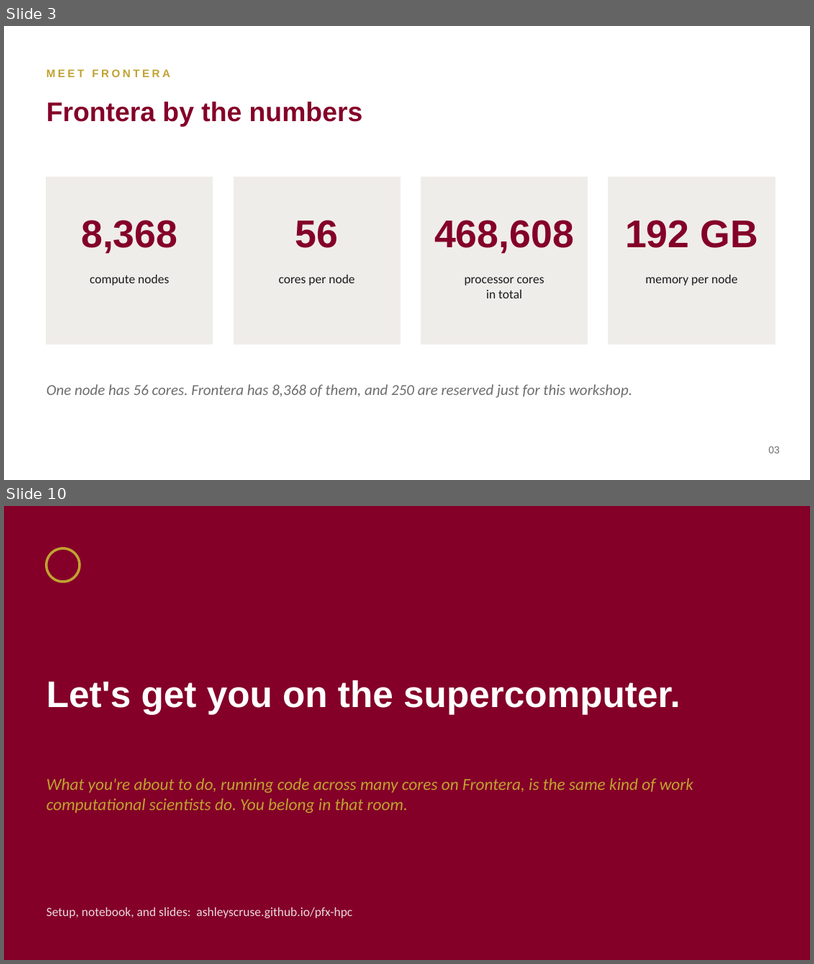
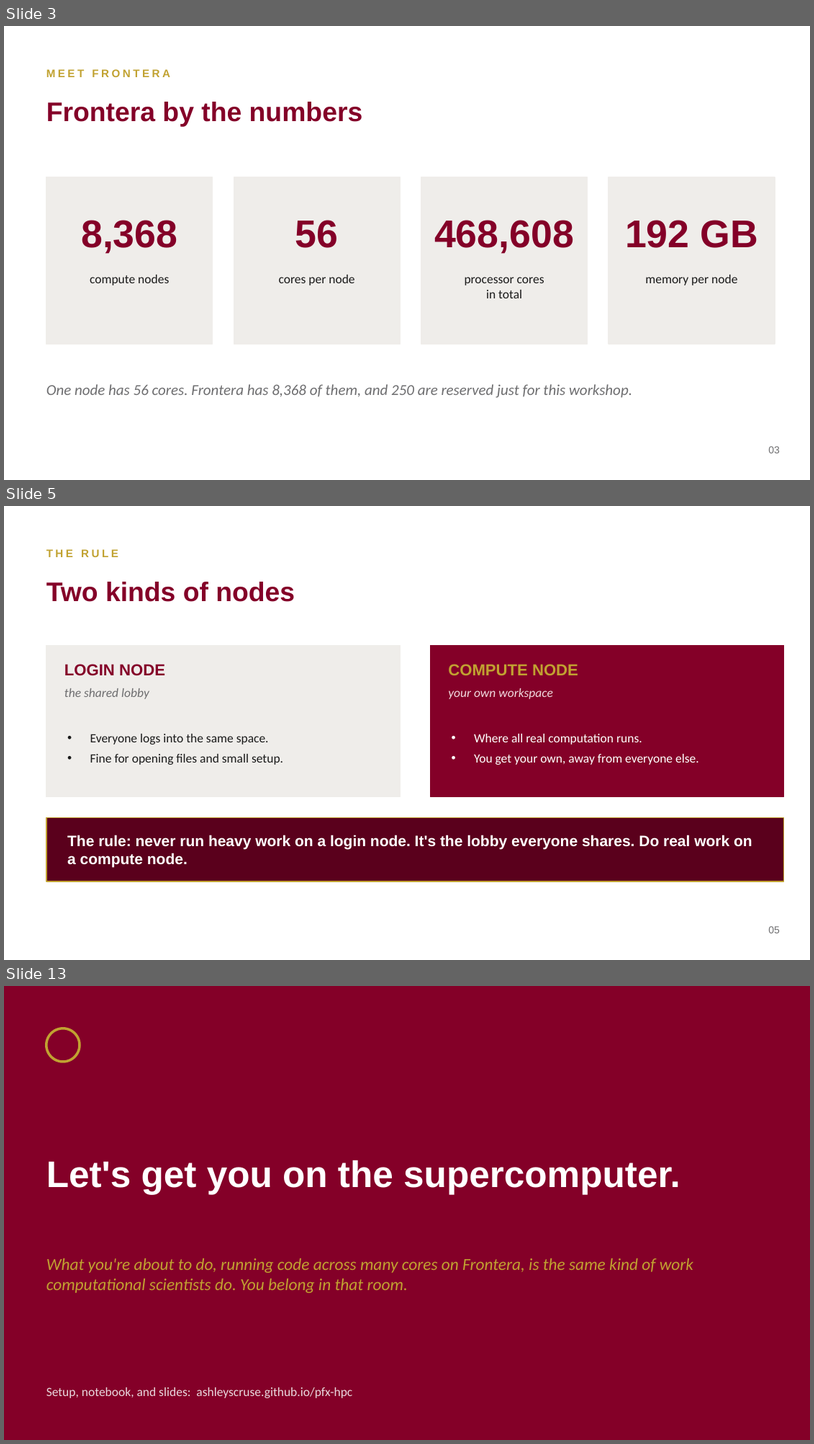
Before and after one commit to ashleyscruse/pfx-hpc, a slide deck: slides/pfx-hpc-slides.pptx. Shown one above the other, each under a label of ours: slides 3 and 10 before the commit, slides 3, 5 and 13 after it; the slides between them are not shown. The pictures are 814x964 and 814x1444 pixels, drawn with LibreOffice and Linux fonts; fonts in the diff are those of the drawing. Boxes give left, top, right and bottom in pixels: in the first picture for what was removed or moved away, otherwise in the second. Text is boxed around its words. In the diff, an @@ line names an element or a change of style, - is before the commit and + after.

```diff
--- a/slides/pfx-hpc-slides.pptx
+++ b/slides/pfx-hpc-slides.pptx
@@ slide 5 added at <box>4,506,810,960</box>, background #FFFFFF @@
@@ text added at <box>46,549,118,557</box>, 13 pt, text #C1A231, bold @@
+THE RULE
@@ text added at <box>46,582,295,602</box>, 32 pt, text #840028, bold @@
+Two kinds of nodes
@@ rectangle added at <box>46,645,400,796</box>, fill #EFEDEA, outline #EFEDEA 1 pt @@
@@ rectangle added at <box>430,645,784,796</box>, fill #840028, outline #840028 1 pt @@
@@ text added at <box>64,664,165,676</box>, 19 pt, text #840028, bold @@
+LOGIN NODE
@@ text added at <box>448,664,579,675</box>, 19 pt, text #C1A231, bold @@
+COMPUTE NODE
@@ text added at <box>64,688,149,699</box>, 15 pt, text #6E6E70, italic @@
+the shared lobby
@@ text added at <box>448,688,553,699</box>, 15 pt, text #F0D9DE, italic @@
+your own workspace
@@ text added at <box>90,734,283,764</box>, 15 pt, text #1A1A1A @@
+• Everyone logs into the same space.
+• Fine for opening files and small setup.
@@ text added at <box>474,734,700,764</box>, 15 pt, text #FFFFFF @@
+• Where all real computation runs.
+• You get your own, away from everyone else.
@@ rectangle added at <box>46,818,784,881</box>, fill #5A001C, outline #C1A231 1.5 pt @@
@@ text added at <box>67,834,753,867</box>, 18 pt, text #FFFFFF, bold @@
+The rule: never run heavy work on a login node. It's the lobby everyone shares. Do real work on a compute node.
@@ text added at <box>769,926,780,933</box>, 12 pt, text #6E6E70 @@
+05
@@ what was slide 10 is now slide 13 @@
```
Also in this commit, not shown: 6 slides changed, 2 other slides added.
